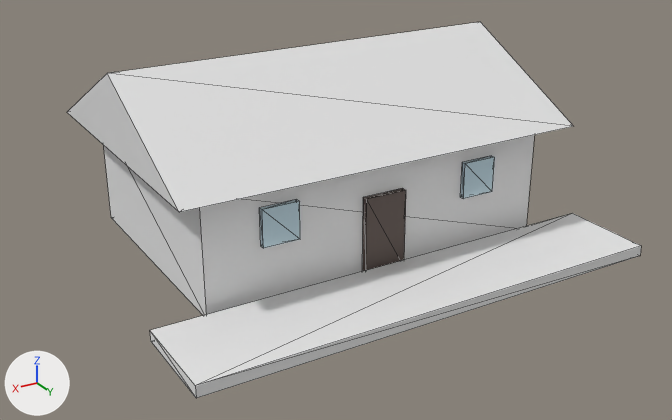
The glTF model models/station.glb, before and after one commit.
One viewpoint serves both versions: a camera (50 mm lens) standing at (12.34, 21.73, 11.14) and looking at (-0.13, 0.95, 0.76). Arrows for +X, +Y and +Z are at lower left; the lights stay in place. The older version comes first. Mesh edges are drawn as thin lines. Where no turn or scale is listed for an object, it has been applied to the vertices. Vertices at exactly the same position are counted once.

Names of what the first picture shows: 'door', 'platform', 'roof', 'walls', 'window-left', 'window-right'.
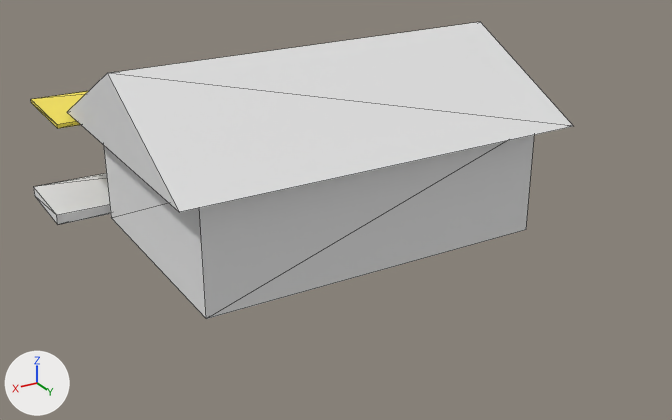
Where the newer file only moved an object's origin or applied its transform, the numbers keep the older frame.

What differs and where, as boxes (x1, y1, x2, y2) in the pictures (672 x 420 px):
'platform', reshaped
    before: (150, 213, 641, 398)
    after: (34, 173, 111, 225)
'door', reshaped (not visible afterwards)
    before: (362, 188, 406, 271)
'window-right', reshaped (not visible afterwards)
    before: (259, 199, 300, 248)
'window-left', reshaped (not visible afterwards)
    before: (460, 156, 495, 199)
'canopy-roof', added (yellow)
    after: (31, 91, 88, 128)

The change, as a diff of the scene's bpy script:
```diff
--- a/models/station.glb.py
+++ b/models/station.glb.py
@@ me_platform @@
-me_platform.from_pydata(...)  # 8 vertices, 12 faces; spans x -6.5..6.5, y 3.8..6.4, z 0.0..0.3
-me_platform.vertices[0].co = (-6.5, 3.8, 0.3)  # pixel (572, 213)
-me_platform.vertices[1].co = (-6.5, 6.4, 0.3)  # pixel (641, 245)
-me_platform.vertices[2].co = (-6.5, 3.8, 0.0)
-me_platform.vertices[3].co = (6.5, 3.8, 0.0)  # pixel (151, 341)
-me_platform.vertices[4].co = (-6.5, 6.4, 0.0)  # pixel (640, 255)
-me_platform.vertices[5].co = (6.5, 6.4, 0.3)  # pixel (195, 385)
-me_platform.vertices[6].co = (6.5, 3.8, 0.3)  # pixel (149, 330)
-me_platform.vertices[7].co = (6.5, 6.4, 0.0)  # pixel (196, 398)
+me_platform.from_pydata(...)  # 8 vertices, 12 faces; spans x -6.5..6.5, y -6.4..-3.8, z 0.0..0.3
+# me_platform part 4
+me_platform.vertices[0].co = (-6.5, -6.4, 0.0)
+me_platform.vertices[1].co = (-6.5, -6.4, 0.3)
+me_platform.vertices[2].co = (-6.5, -3.8, 0.0)
+me_platform.vertices[3].co = (6.5, -3.8, 0.0)  # pixel (57, 224)
+me_platform.vertices[4].co = (-6.5, -3.8, 0.3)
+me_platform.vertices[5].co = (6.5, -6.4, 0.3)  # pixel (33, 186)
+me_platform.vertices[6].co = (6.5, -6.4, 0.0)  # pixel (34, 195)
+me_platform.vertices[7].co = (6.5, -3.8, 0.3)  # pixel (56, 215)
 me_platform.materials.append(mat_material_5)
@@ me_window_right @@
-me_window_right.from_pydata(...)  # 8 vertices, 12 faces; spans x 2.5..3.5, y 3.5..3.64, z 1.55..2.55
-me_window_right.vertices[0].co = (2.5, 3.5, 1.55)
-me_window_right.vertices[1].co = (2.5, 3.5, 2.55)  # pixel (296, 199)
-me_window_right.vertices[2].co = (2.5, 3.64, 1.55)  # pixel (300, 239)
-me_window_right.vertices[3].co = (2.5, 3.64, 2.55)  # pixel (299, 201)
-me_window_right.vertices[4].co = (3.5, 3.5, 1.55)  # pixel (260, 246)
-me_window_right.vertices[5].co = (3.5, 3.5, 2.55)  # pixel (259, 207)
-me_window_right.vertices[6].co = (3.5, 3.64, 1.55)  # pixel (263, 248)
-me_window_right.vertices[7].co = (3.5, 3.64, 2.55)  # pixel (262, 209)
+me_window_right.from_pydata(...)  # 8 vertices, 12 faces; spans x 2.5..3.5, y -3.64..-3.5, z 1.55..2.55
+# me_window_right part 3
+me_window_right.vertices[0].co = (2.5, -3.5, 1.55)
+me_window_right.vertices[1].co = (2.5, -3.64, 1.55)
+me_window_right.vertices[2].co = (2.5, -3.5, 2.55)
+me_window_right.vertices[3].co = (2.5, -3.64, 2.55)
+me_window_right.vertices[4].co = (3.5, -3.5, 1.55)
+me_window_right.vertices[5].co = (3.5, -3.64, 1.55)
+me_window_right.vertices[6].co = (3.5, -3.5, 2.55)
+me_window_right.vertices[7].co = (3.5, -3.64, 2.55)
 me_window_right.materials.append(mat_material_4)
@@ me_window_left @@
-me_window_left.from_pydata(...)  # 8 vertices, 12 faces; spans x -3.5..-2.5, y 3.5..3.64, z 1.55..2.55
-me_window_left.vertices[0].co = (-3.5, 3.5, 1.55)
-me_window_left.vertices[1].co = (-3.5, 3.5, 2.55)  # pixel (491, 155)
-me_window_left.vertices[2].co = (-3.5, 3.64, 1.55)  # pixel (492, 191)
-me_window_left.vertices[3].co = (-3.5, 3.64, 2.55)  # pixel (494, 157)
-me_window_left.vertices[4].co = (-2.5, 3.5, 1.55)  # pixel (460, 197)
-me_window_left.vertices[5].co = (-2.5, 3.5, 2.55)  # pixel (462, 162)
-me_window_left.vertices[6].co = (-2.5, 3.64, 1.55)  # pixel (463, 198)
-me_window_left.vertices[7].co = (-2.5, 3.64, 2.55)  # pixel (465, 163)
+me_window_left.from_pydata(...)  # 8 vertices, 12 faces; spans x -3.5..-2.5, y -3.64..-3.5, z 1.55..2.55
+# me_window_left part 2
+me_window_left.vertices[0].co = (-3.5, -3.5, 1.55)
+me_window_left.vertices[1].co = (-3.5, -3.64, 1.55)
+me_window_left.vertices[2].co = (-3.5, -3.5, 2.55)
+me_window_left.vertices[3].co = (-3.5, -3.64, 2.55)
+me_window_left.vertices[4].co = (-2.5, -3.5, 1.55)
+me_window_left.vertices[5].co = (-2.5, -3.64, 1.55)
+me_window_left.vertices[6].co = (-2.5, -3.5, 2.55)
+me_window_left.vertices[7].co = (-2.5, -3.64, 2.55)
 me_window_left.materials.append(mat_material_4)
@@ me_door @@
-me_door.from_pydata(...)  # 8 vertices, 12 faces; spans x -0.6..0.6, y 3.5..3.66, z 0.0..2.2
-me_door.vertices[0].co = (-0.6, 3.5, 0.0)
-me_door.vertices[1].co = (-0.6, 3.5, 2.2)  # pixel (402, 188)
-me_door.vertices[2].co = (-0.6, 3.66, 0.0)
-me_door.vertices[3].co = (-0.6, 3.66, 2.2)  # pixel (406, 190)
-me_door.vertices[4].co = (0.6, 3.5, 0.0)
-me_door.vertices[5].co = (0.6, 3.5, 2.2)  # pixel (363, 197)
-me_door.vertices[6].co = (0.6, 3.66, 0.0)
-me_door.vertices[7].co = (0.6, 3.66, 2.2)  # pixel (366, 199)
+me_door.from_pydata(...)  # 8 vertices, 12 faces; spans x -0.6..0.6, y -3.66..-3.5, z 0.0..2.2
+# me_door part 1
+me_door.vertices[0].co = (-0.6, -3.5, 0.0)
+me_door.vertices[1].co = (-0.6, -3.66, 0.0)
+me_door.vertices[2].co = (-0.6, -3.5, 2.2)
+me_door.vertices[3].co = (-0.6, -3.66, 2.2)
+me_door.vertices[4].co = (0.6, -3.5, 0.0)
+me_door.vertices[5].co = (0.6, -3.66, 0.0)
+me_door.vertices[6].co = (0.6, -3.5, 2.2)
+me_door.vertices[7].co = (0.6, -3.66, 2.2)
 me_door.materials.append(mat_material_3)
@@ ob_canopy_roof @@
+ob_canopy_roof = bpy.data.objects.new('canopy-roof', me_canopy_roof)  # a box spanning x -6.2..6.2, y -6.55..-3.65, z 2.94..3.06; in mat_material_6 (yellow #feea53)
+ob_canopy_roof.location = (0.0, 0.0, 0.0)
```
